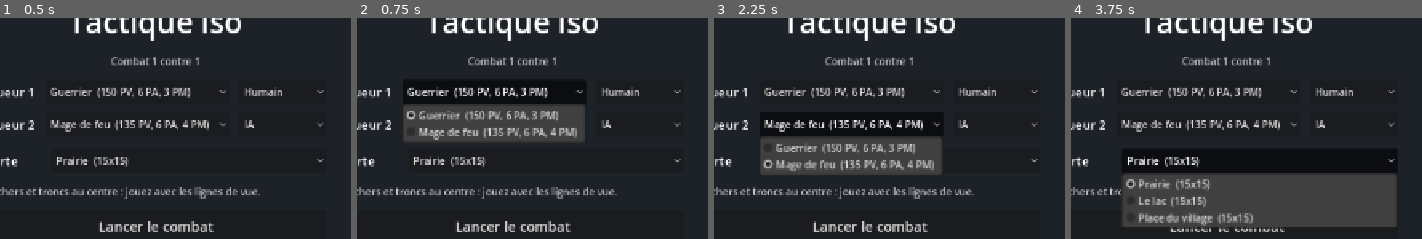
Above: before the commit, frames 1-4 (left to right).
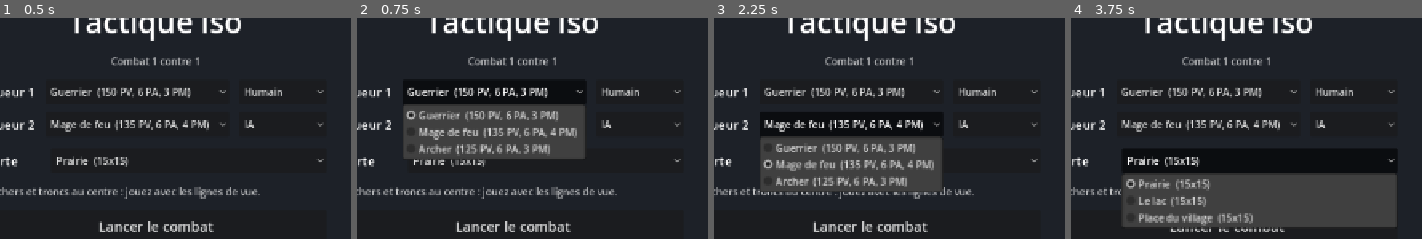
Above: after the commit, the same moments.

Repository: GuenotF/Dingus
Game: Godot game, scene res://scenes/menu.tscn
The game is run twice, just before and just after one commit, with the same random seed, the same clock (stepped at 60 frames per second) and the same inputs.
Inputs:
- Up to frame 1 (0.5 s): no input
- Up to frame 2 (0.75 s): click "Guerrier (150 PV, 6 PA, 3 PM)" at 0.5 s
- Up to frame 3 (2.25 s): click "Humain" at 1.25 s; click "Mage de feu (135 PV, 6 PA, 4 …" at 2 s
- Up to frame 4 (3.75 s): click "IA" at 2.75 s; click "Prairie (15x15)" at 3.5 s
The pictures show only the part of the screen within x 34-84%, y 26-76%; the shares and areas given below are measured in that part.

Frame 1 is identical in both runs. In frame 2, 3.7% of the frame differs, in the area x 13-65%, y 56-65%; in frame 3, 3.6%; in frame 4, less than 0.1%.

Commit message:
Ajout de l'Archer (3e personnage)
- Skin Archer (pack 2D HD Character pack 1), flèche et éclat de glace en effets.
- Sorts : Flèche, Flèche entravante (-2 PM, recharge 2), Flèche de recul, Roulade.
- IA : ralentir un corps à corps vaut double pour un tireur ; Roulade seulement pour se dégager.
- simulate_balance : options adversaire=, parties=, graine=.
- Fiche docs/personnages/archer.md et tableau d'équilibrage du README.

Co-Authored-By: Claude Opus 5.5 <noreply@anthropic.com>
Claude-Session: https://claude.ai/code/session_016TqoMGpG5jku75qaKDTUnG

Diff:
--- /dev/null
+++ b/data/classes/archer.tres
@@ -0,0 +1,18 @@
+[gd_resource type="Resource" script_class="ClassData" format=3]
+
+[ext_resource type="Script" path="res://scripts/core/class_data.gd" id="1_10evu"]
+[ext_resource type="Script" path="res://scripts/core/spell_data.gd" id="2_kfolu"]
+[ext_resource type="Resource" path="res://data/spells/archer_fleche.tres" id="3_aojr1"]
+[ext_resource type="Resource" path="res://data/spells/archer_entravante.tres" id="4_mexef"]
+[ext_resource type="Resource" path="res://data/spells/archer_recul.tres" id="5_lhpsp"]
+[ext_resource type="Resource" path="res://data/spells/archer_roulade.tres" id="6_b7n5a"]
+[ext_resource type="Resource" path="res://data/sprites/archer.tres" id="7_ph6oo"]
+
+[resource]
+script = ExtResource("1_10evu")
+class_label = "Archer"
+color = Color(0.8509804, 0.6431373, 0.25490198, 1)
+max_hp = 125
+preferred_range = 5
+spells = Array[ExtResource("2_kfolu")]([ExtResource("3_aojr1"), ExtResource("4_mexef"), ExtResource("5_lhpsp"), ExtResource("6_b7n5a")])
+sprites = ExtResource("7_ph6oo")
--- /dev/null
+++ b/data/effects/arrow.tres
@@ -0,0 +1,11 @@
+[gd_resource type="Resource" script_class="EffectAnimation" format=3]
+
+[ext_resource type="Script" path="res://scripts/view/effect_animation.gd" id="1_1soml"]
+[ext_resource type="Texture2D" path="res://assets/effects/arrows/arrow.png" id="2_22kvu"]
+
+[resource]
+script = ExtResource("1_1soml")
+texture = ExtResource("2_22kvu")
+origin = Vector2(110, 5)
+additive = false
+speed = 1100.0
--- /dev/null
+++ b/data/effects/ice_burst.tres
@@ -0,0 +1,12 @@
+[gd_resource type="Resource" script_class="EffectAnimation" format=3]
+
+[ext_resource type="Script" path="res://scripts/view/effect_animation.gd" id="1_i3j1c"]
+[ext_resource type="Texture2D" path="res://assets/effects/ice/ice_aoe.png" id="2_24j4w"]
+
+[resource]
+script = ExtResource("1_i3j1c")
+texture = ExtResource("2_24j4w")
+fps = 34.0
+origin = Vector2(128, 130)
+scale = Vector2(0.34, 0.24)
+on_ground = true
--- /dev/null
+++ b/data/spells/archer_entravante.tres
@@ -0,0 +1,31 @@
+[gd_resource type="Resource" script_class="SpellData" format=3]
+
+[ext_resource type="Script" path="res://scripts/core/effect_data.gd" id="1_dk7eq"]
+[ext_resource type="Resource" path="res://data/effects/ice_burst.tres" id="2_lkdjj"]
+[ext_resource type="Resource" path="res://data/effects/arrow.tres" id="3_ebrgf"]
+[ext_resource type="Script" path="res://scripts/core/spell_data.gd" id="4_3re8a"]
+
+[sub_resource type="Resource" id="Resource_e1dh6"]
+script = ExtResource("1_dk7eq")
+min_value = 6
+max_value = 8
+
+[sub_resource type="Resource" id="Resource_h8ocd"]
+script = ExtResource("1_dk7eq")
+kind = 5
+min_value = -2
+max_value = -2
+duration = 1
+
+[resource]
+script = ExtResource("4_3re8a")
+spell_name = "Flèche entravante"
+animation = "attack2"
+range_min = 2
+range_max = 4
+effects = Array[ExtResource("1_dk7eq")]([SubResource("Resource_e1dh6"), SubResource("Resource_h8ocd")])
+projectile = ExtResource("3_ebrgf")
+impact = ExtResource("2_lkdjj")
+cast_delay = 0.4
+casts_per_turn = 1
+cooldown = 2
--- /dev/null
+++ b/data/spells/archer_fleche.tres
@@ -0,0 +1,20 @@
+[gd_resource type="Resource" script_class="SpellData" format=3]
+
+[ext_resource type="Script" path="res://scripts/core/effect_data.gd" id="1_0foqw"]
+[ext_resource type="Resource" path="res://data/effects/arrow.tres" id="2_ccp5h"]
+[ext_resource type="Script" path="res://scripts/core/spell_data.gd" id="3_uhv76"]
+
+[sub_resource type="Resource" id="Resource_crgk3"]
+script = ExtResource("1_0foqw")
+min_value = 13
+max_value = 15
+
+[resource]
+script = ExtResource("3_uhv76")
+spell_name = "Flèche"
+animation = "attack1"
+range_min = 2
+range_max = 8
+effects = Array[ExtResource("1_0foqw")]([SubResource("Resource_crgk3")])
+projectile = ExtResource("2_ccp5h")
+cast_delay = 0.35
--- /dev/null
+++ b/data/spells/archer_recul.tres
@@ -0,0 +1,28 @@
+[gd_resource type="Resource" script_class="SpellData" format=3]
+
+[ext_resource type="Script" path="res://scripts/core/effect_data.gd" id="1_85urg"]
+[ext_resource type="Resource" path="res://data/effects/arrow.tres" id="2_jn1qu"]
+[ext_resource type="Script" path="res://scripts/core/spell_data.gd" id="3_t6kop"]
+
+[sub_resource type="Resource" id="Resource_jxudg"]
+script = ExtResource("1_85urg")
+min_value = 5
+max_value = 7
+
+[sub_resource type="Resource" id="Resource_kch4d"]
+script = ExtResource("1_85urg")
+kind = 2
+min_value = 2
+max_value = 2
+
+[resource]
+script = ExtResource("3_t6kop")
+spell_name = "Flèche de recul"
+animation = "attack3"
+range_max = 3
+line_only = true
+target_rule = 2
+effects = Array[ExtResource("1_85urg")]([SubResource("Resource_jxudg"), SubResource("Resource_kch4d")])
+projectile = ExtResource("2_jn1qu")
+cast_delay = 0.4
+casts_per_turn = 1
--- /dev/null
+++ b/data/spells/archer_roulade.tres
@@ -0,0 +1,23 @@
+[gd_resource type="Resource" script_class="SpellData" format=3]
+
+[ext_resource type="Script" path="res://scripts/core/effect_data.gd" id="1_0y07n"]
+[ext_resource type="Script" path="res://scripts/core/spell_data.gd" id="2_gjro2"]
+
+[sub_resource type="Resource" id="Resource_l04ik"]
+script = ExtResource("1_0y07n")
+kind = 4
+min_value = 0
+max_value = 0
+
+[resource]
+script = ExtResource("2_gjro2")
+spell_name = "Roulade"
+pa_cost = 2
+animation = "jump"
+range_min = 2
+range_max = 3
+line_only = true
+target_rule = 1
+effects = Array[ExtResource("1_0y07n")]([SubResource("Resource_l04ik")])
+casts_per_turn = 1
+cooldown = 2
--- /dev/null
+++ b/data/sprites/archer.tres
@@ -0,0 +1,70 @@
+[gd_resource type="Resource" script_class="CharacterSprites" format=3]
+
+[ext_resource type="Script" path="res://scripts/view/character_animation.gd" id="1_il4ys"]
+[ext_resource type="Texture2D" path="res://assets/characters/archer/idle.png" id="2_gxc5e"]
+[ext_resource type="Texture2D" path="res://assets/characters/archer/walk.png" id="3_4jhkm"]
+[ext_resource type="Texture2D" path="res://assets/characters/archer/take_damage.png" id="4_tv74k"]
+[ext_resource type="Texture2D" path="res://assets/characters/archer/die.png" id="5_ktpal"]
+[ext_resource type="Texture2D" path="res://assets/characters/archer/attack1.png" id="6_208tx"]
+[ext_resource type="Texture2D" path="res://assets/characters/archer/attack2.png" id="7_at6fr"]
+[ext_resource type="Texture2D" path="res://assets/characters/archer/attack3.png" id="8_7bblm"]
+[ext_resource type="Texture2D" path="res://assets/characters/archer/rolling.png" id="9_wah05"]
+[ext_resource type="Script" path="res://scripts/view/character_sprites.gd" id="10_wkjh1"]
+
+[sub_resource type="Resource" id="Resource_4cltj"]
+script = ExtResource("1_il4ys")
+texture = ExtResource("2_gxc5e")
+fps = 12.0
+loop = true
+
+[sub_resource type="Resource" id="Resource_5umo1"]
+script = ExtResource("1_il4ys")
+name = "walk"
+texture = ExtResource("3_4jhkm")
+fps = 20.0
+loop = true
+
+[sub_resource type="Resource" id="Resource_l5tgy"]
+script = ExtResource("1_il4ys")
+name = "hit"
+texture = ExtResource("4_tv74k")
+fps = 24.0
+
+[sub_resource type="Resource" id="Resource_dctmu"]
+script = ExtResource("1_il4ys")
+name = "die"
+texture = ExtResource("5_ktpal")
+
+[sub_resource type="Resource" id="Resource_ofm7e"]
+script = ExtResource("1_il4ys")
+name = "attack1"
+texture = ExtResource("6_208tx")
+fps = 26.0
+
+[sub_resource type="Resource" id="Resource_0orkx"]
+script = ExtResource("1_il4ys")
+name = "attack2"
+texture = ExtResource("7_at6fr")
+fps = 26.0
+
+[sub_resource type="Resource" id="Resource_yswi3"]
+script = ExtResource("1_il4ys")
+name = "attack3"
+texture = ExtResource("8_7bblm")
+fps = 26.0
+
+[sub_resource type="Resource" id="Resource_nvrjx"]
+script = ExtResource("1_il4ys")
+name = "jump"
+texture = ExtResource("9_wah05")
+fps = 30.0
+
+[resource]
+script = ExtResource("10_wkjh1")
+feet_position = Vector2(63, 94)
+feet_down_right = Vector2(63, 94)
+feet_down_left = Vector2(64, 93)
+feet_up_left = Vector2(63, 91)
+feet_up_right = Vector2(62, 99)
+height = 70.0
+animations = Array[ExtResource("1_il4ys")]([SubResource("Resource_4cltj"), SubResource("Resource_5umo1"), SubResource("Resource_l5tgy"), SubResource("Resource_dctmu"), SubResource("Resource_ofm7e"), SubResource("Resource_0orkx"), SubResource("Resource_yswi3"), SubResource("Resource_nvrjx")])
--- a/scripts/core/ai_brain.gd
+++ b/scripts/core/ai_brain.gd
@@ -95,7 +95,9 @@
 			EffectData.Kind.MOD_PM, EffectData.Kind.MOD_PA:
 				for v in victims:
 					if v.team != me.team and avg < 0:
-						score += 3.0 * -avg
+						# Ralentir un combattant au corps à corps vaut cher pour un personnage à distance.
+						var kiting := effect.kind == EffectData.Kind.MOD_PM and me.preferred_range() > 1 and v.preferred_range() <= 1
+						score += (6.0 if kiting else 3.0) * -avg
 					elif v.team == me.team and avg > 0:
 						score += 5.0 * avg if _nearest_enemy_distance(state, me, origin) > 1 else 0.5
 			EffectData.Kind.DASH:
@@ -103,7 +105,9 @@
 				if me.preferred_range() <= 1:
 					score += 12.0 if d == 1 else maxf(0.0, 4.0 - d)
 				else:
-					score += 3.0 if d >= me.preferred_range() else -3.0
+					# Un tireur ne roule que pour se dégager, pas « pour rien » en début de combat.
+					var before := _nearest_enemy_distance(state, me, origin)
+					score += 3.0 * (d - before) if before < me.preferred_range() and d > before else -3.0
 	return score - spell.pa_cost * 0.1
 
 
--- a/scripts/game_config.gd
+++ b/scripts/game_config.gd
@@ -4,6 +4,7 @@
 const CLASS_PATHS: Array[String] = [
 	"res://data/classes/guerrier.tres",
 	"res://data/classes/mage_feu.tres",
+	"res://data/classes/archer.tres",
 ]
 
 ## Carte de combat (scène dessinée dans l'éditeur, voir scripts/map/battle_map.gd).
--- a/tests/simulate_balance.gd
+++ b/tests/simulate_balance.gd
@@ -1,7 +1,9 @@
 extends SceneTree
-## Équilibrage : simule 80 combats IA contre IA pour chaque paire de personnages,
+## Équilibrage (options : -- personnage=X adversaire=Y carte=Z parties=N graine=K) : simule 80 combats IA contre IA pour chaque paire de personnages,
 ## sur chaque carte de maps/ (placements aléatoires, chacun commence une fois sur deux).
 ##   godot --headless --path . -s res://tests/simulate_balance.gd
+## Filtres optionnels (après --) : un personnage et/ou une carte (début du nom suffit), ex.
+##   godot --headless --path . -s res://tests/simulate_balance.gd -- personnage=Archer carte=Prairie
 ## Critères visés : 40 à 60 % de victoires, 6 à 12 tours en moyenne, aucun combat sans fin.
 
 const GAMES_PER_SIDE := 40
@@ -40,6 +42,22 @@
 
 
 func _init() -> void:
+	var only_class := ""
+	var only_map := ""
+	var only_opponent := ""
+	var games := GAMES_PER_SIDE
+	var first_seed := 1
+	for arg in OS.get_cmdline_user_args():
+		if arg.begins_with("personnage="):
+			only_class = arg.split("=")[1].to_lower()
+		elif arg.begins_with("carte="):
+			only_map = arg.split("=")[1].to_lower()
+		elif arg.begins_with("parties="):
+			games = int(arg.split("=")[1])
+		elif arg.begins_with("graine="):
+			first_seed = int(arg.split("=")[1])
+		elif arg.begins_with("adversaire="):
+			only_opponent = arg.split("=")[1].to_lower()
 	var classes: Array[ClassData] = []
 	for file in DirAccess.get_files_at("res://data/classes"):
 		if file.trim_suffix(".remap").ends_with(".tres"):
@@ -53,14 +71,21 @@
 		for j in range(i + 1, classes.size()):
 			var a := classes[i]
 			var b := classes[j]
+			if only_class != "" and not (a.class_label.to_lower().begins_with(only_class) or b.class_label.to_lower().begins_with(only_class)):
+				continue
+			if only_opponent != "" and not (a.class_label.to_lower().begins_with(only_opponent) or b.class_label.to_lower().begins_with(only_opponent)):
+				continue
 			print("\n%s contre %s" % [a.class_label, b.class_label])
 			for path in maps:
 				var map: BattleMap = load(path).instantiate()
+				if only_map != "" and not map.map_name.to_lower().begins_with(only_map):
+					map.free()
+					continue
 				var wins := [0, 0]
 				var first_wins := 0
 				var turns := 0
 				var unfinished := 0
-				for s in range(1, GAMES_PER_SIDE + 1):
+				for s in range(first_seed, first_seed + games):
 					for a_first in [true, false]:
 						var r := _run(map, a, b, a_first, s)
 						if r.winner >= 0:
Binary file added: assets/characters/archer/attack1.png
Not shown, added: assets/characters/archer/attack1.png.import
Binary file added: assets/characters/archer/attack2.png
Not shown, added: assets/characters/archer/attack2.png.import
Binary file added: assets/characters/archer/attack3.png
Not shown, added: assets/characters/archer/attack3.png.import
Binary file added: assets/characters/archer/die.png
Not shown, added: assets/characters/archer/die.png.import
Binary file added: assets/characters/archer/idle.png
Not shown, added: assets/characters/archer/idle.png.import
Binary file added: assets/characters/archer/rolling.png
Not shown, added: assets/characters/archer/rolling.png.import
(and 9 more such lines)
